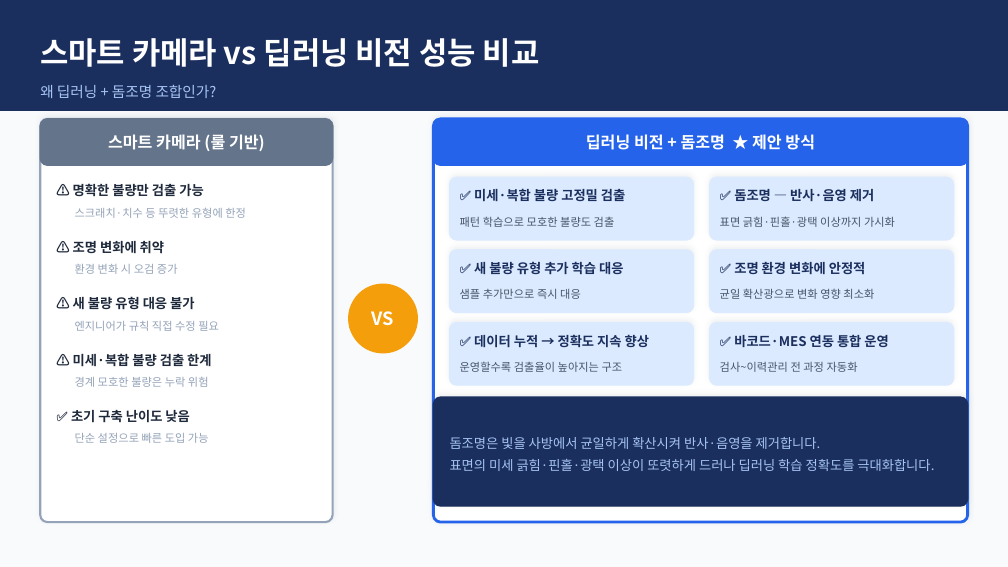
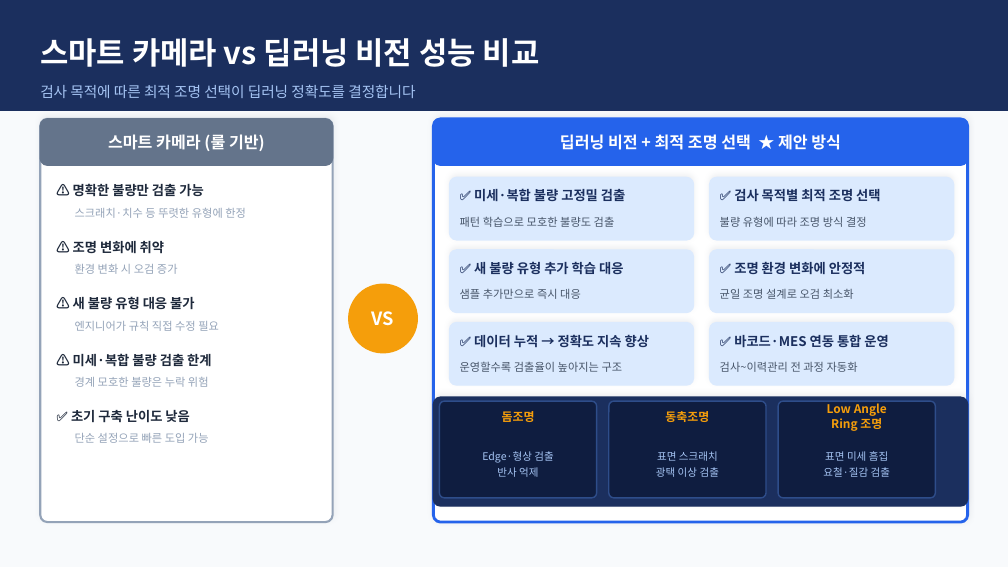
Before and after one commit to Insys-HQ/Insys-review, a slide deck: slide 4 of winnercomb.pptx. Drawn at 1008x567 pixels with LibreOffice and Linux fonts; fonts in the diff are those of the drawing. Boxes give left, top, right and bottom in pixels: in the first picture for what was removed or moved away, otherwise in the second. Text is boxed around its words. In the diff, an @@ line names an element or a change of style, - is before the commit and + after.

Commit message:
Update winnercomb.pptx - lighting comparison update

```diff
--- a/winnercomb.pptx
+++ b/winnercomb.pptx
@@ text at [40, 85, 415, 98]: text changed @@
-왜 딥러닝 + 돔조명 조합인가?
+검사 목적에 따른 최적 조명 선택이 딥러닝 정확도를 결정합니다
@@ text at [560, 134, 841, 150]: text changed @@
-딥러닝 비전 + 돔조명 ★ 제안 방식
+딥러닝 비전 + 최적 조명 선택 ★ 제안 방식
@@ text at [734, 189, 880, 201]: text changed @@
-✅ 돔조명 — 반사·음영 제거
+✅ 검사 목적별 최적 조명 선택
@@ text at [720, 216, 867, 227]: text changed @@
-표면 긁힘·핀홀·광택 이상까지 가시화
+불량 유형에 따라 조명 방식 결정
@@ text at [720, 289, 854, 299]: text changed @@
-균일 확산광으로 변화 영향 최소화
+균일 조명 설계로 오검 최소화
@@ rounded rectangle added at [439, 401, 597, 498], fill #0F1D40, outline #2E4D8A 1 pt @@
@@ text added at [502, 411, 535, 422], 8.5 pt, text #F59E0B, bold @@
+돔조명
@@ rounded rectangle added at [609, 401, 766, 498], fill #0F1D40, outline #2E4D8A 1 pt @@
@@ text added at [665, 411, 709, 422], 8.5 pt, text #F59E0B, bold @@
+동축조명
@@ rounded rectangle added at [778, 401, 935, 498], fill #0F1D40, outline #2E4D8A 1 pt @@
@@ text added at [827, 401, 887, 431], 8.5 pt, text #F59E0B, bold @@
+Low Angle
+Ring 조명
@@ text removed at [450, 437, 934, 471] @@
-돔조명은 빛을 사방에서 균일하게 확산시켜 반사·음영을 제거합니다.
-표면의 미세 긁힘·핀홀·광택 이상이 또렷하게 드러나 딥러닝 학습 정확도를 극대화합니다.
@@ text added at [482, 451, 553, 477], 7.5 pt, text #A5C4F3 @@
+Edge·형상 검출
+반사 억제
@@ text added at [656, 451, 719, 477], 7.5 pt, text #A5C4F3 @@
+표면 스크래치
+광택 이상 검출
@@ text added at [823, 451, 890, 477], 7.5 pt, text #A5C4F3 @@
+표면 미세 흠집
+요철·질감 검출
```
